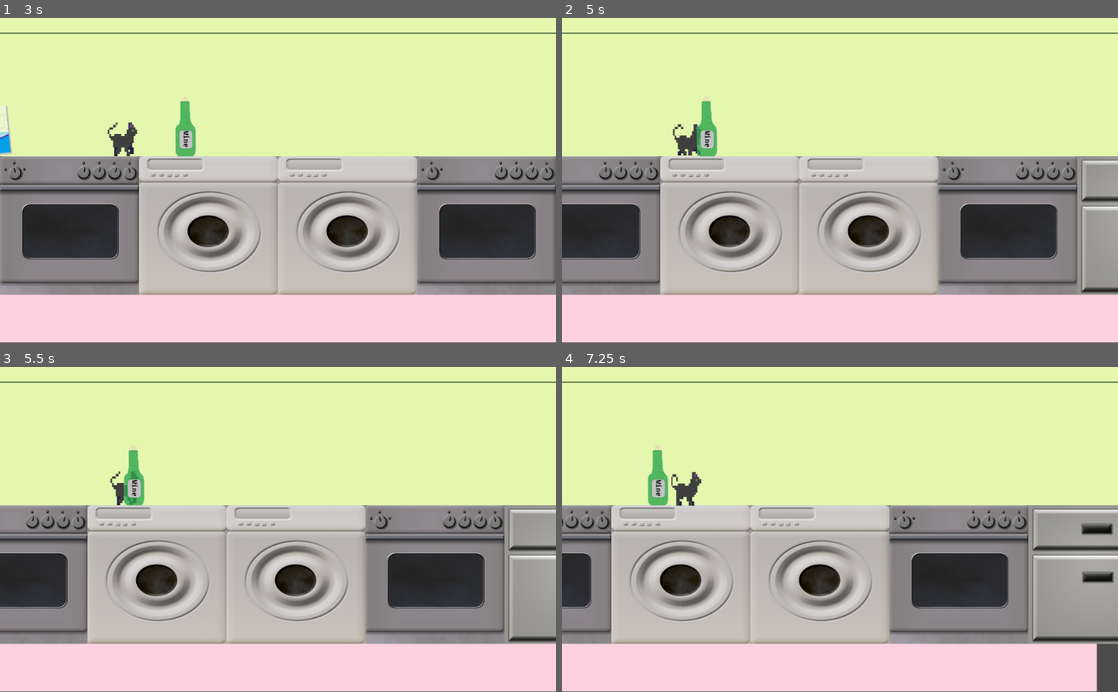
Above: before the commit, frames 1-4 (two rows, left to right).
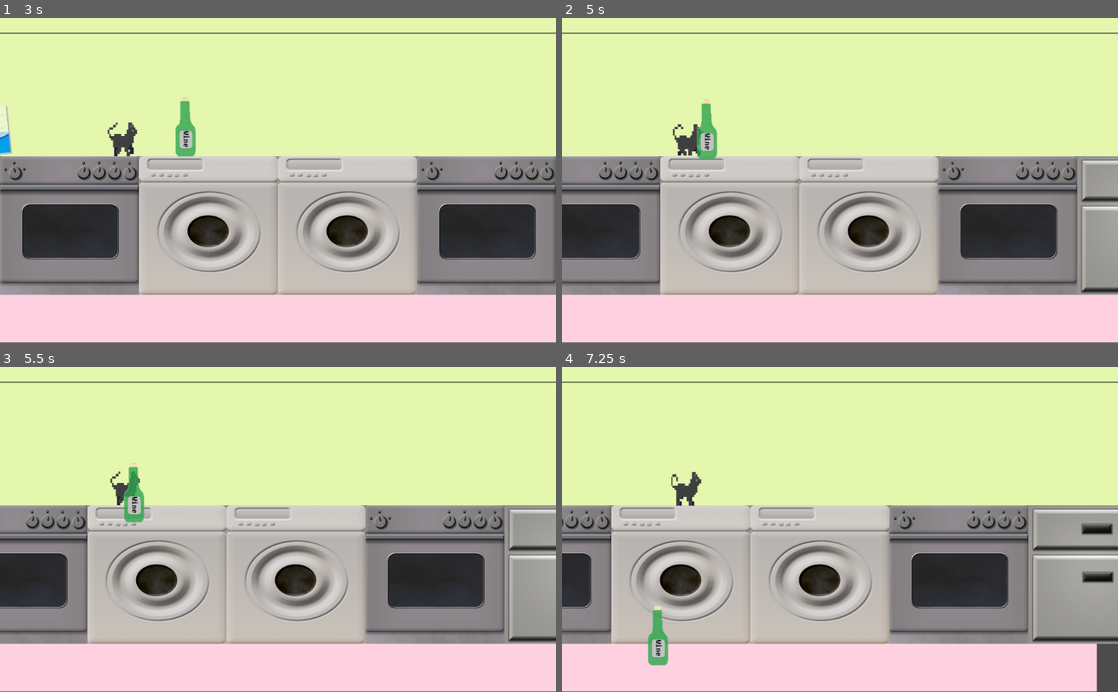
Above: after the commit, the same moments.

Repository: winnerbyhabit/bifigamejam18
Game: Godot game, scene res://Menu.tscn
Two runs of this game, one before a commit and one after it. Both use one fixed random seed, a clock stepped at 60 frames per second and the inputs below.
Inputs:
- Up to frame 1 (3 s): click "Spiel starten" at 0.5 s; hold Right (player_right) 1.28-2.03 s; hold Space (player_hit) 1.28-2.03 s; hold Left (player_left) 2.03-2.78 s; tap Space (player_hit) at 2.1 s; hold Right (player_right) from 2.78 s (still down); hold Space (player_hit) from 2.78 s (still down)
- Up to frame 2 (5 s): release Space (player_hit) at 3.53 s; tap Space (player_hit) at 3.6 s; release Right (player_right) at 4.28 s; hold Left (player_left) from 4.28 s (still down); hold Space (player_hit) from 4.28 s (still down)
- Up to frame 3 (5.5 s): keep holding Left (player_left); release Space (player_hit) at 5.03 s; tap Space (player_hit) at 5.1 s
- Up to frame 4 (7.25 s): hold Space (player_hit) 5.78-6.53 s; release Left (player_left) at 6.53 s; hold Right (player_right) from 6.53 s (still down); tap Space (player_hit) at 6.6 s

Frame 1 is identical in both runs. In frame 2, 0.2% of the frame differs, in the area x 24-28%, y 24-44%; in frame 3, 0.6%; in frame 4, 1.0%, in the area x 15-20%, y 24-92%.

Commit message:
kick bottle

Diff:
--- /dev/null
+++ b/Bottle.gd
@@ -0,0 +1,19 @@
+extends RigidBody2D
+
+# class member variables go here, for example:
+# var a = 2
+# var b = "textvar"
+
+func _ready():
+	# Initialization here
+	pass
+
+func kick():
+	print('kick')
+	print(collision_mask)
+	set_collision_mask_bit(0,false)
+
+	#set_collision_mask_bit(4,true)
+	print(collision_mask)
+	#set_collision_mask_bit(1,true)
+	#set_collision_layer_bit(1,false)
--- a/Bottle.tscn
+++ b/Bottle.tscn
@@ -1,6 +1,7 @@
-[gd_scene load_steps=3 format=2]
+[gd_scene load_steps=4 format=2]
 
-[ext_resource path="res://assets/bottles/bottle1.png" type="Texture" id=1]
+[ext_resource path="res://Bottle.gd" type="Script" id=1]
+[ext_resource path="res://assets/bottles/bottle1.png" type="Texture" id=2]
 
 [sub_resource type="RectangleShape2D" id=1]
 
@@ -12,8 +13,8 @@
 ]]
 
 input_pickable = false
-collision_layer = 1
-collision_mask = 1
+collision_layer = 0
+collision_mask = 3
 mode = 0
 mass = 1.0
 friction = 1.0
@@ -24,18 +25,19 @@
 contacts_reported = 0
 contact_monitor = false
 sleeping = false
-can_sleep = true
+can_sleep = false
 linear_velocity = Vector2( 0, 0 )
 linear_damp = -1.0
 angular_velocity = 0.0
 angular_damp = -1.0
+script = ExtResource( 1 )
 _sections_unfolded = [ "Collision" ]
 
 [node name="Bottle" type="Sprite" parent="." index="0"]
 
 position = Vector2( 0, -2 )
 scale = Vector2( 1, 0.96875 )
-texture = ExtResource( 1 )
+texture = ExtResource( 2 )
 
 [node name="CollisionShape2D" type="CollisionShape2D" parent="." index="1"]
 
--- a/Glass.tscn
+++ b/Glass.tscn
@@ -1,13 +1,14 @@
-[gd_scene load_steps=3 format=2]
+[gd_scene load_steps=4 format=2]
 
-[ext_resource path="res://assets/bottles/glass.png" type="Texture" id=1]
+[ext_resource path="res://Bottle.gd" type="Script" id=1]
+[ext_resource path="res://assets/bottles/glass.png" type="Texture" id=2]
 
 [sub_resource type="RectangleShape2D" id=1]
 
 custom_solver_bias = 0.0
 extents = Vector2( 11, 11 )
 
-[node name="Glass" type="RigidBody2D" groups=[
+[node name="Glass" type="RigidBody2D" index="0" groups=[
 "bottle",
 ]]
 
@@ -24,16 +25,17 @@
 contacts_reported = 0
 contact_monitor = false
 sleeping = false
-can_sleep = true
+can_sleep = false
 linear_velocity = Vector2( 0, 0 )
 linear_damp = -1.0
 angular_velocity = 0.0
 angular_damp = -1.0
+script = ExtResource( 1 )
 _sections_unfolded = [ "Collision" ]
 
 [node name="Glass" type="Sprite" parent="." index="0"]
 
-texture = ExtResource( 1 )
+texture = ExtResource( 2 )
 
 [node name="CollisionShape2D" type="CollisionShape2D" parent="." index="1"]
 
--- a/Level.tscn
+++ b/Level.tscn
@@ -50,7 +50,7 @@
 format = 1
 tile_data = PoolIntArray(  )
 script = ExtResource( 5 )
-_sections_unfolded = [ "Cell" ]
+_sections_unfolded = [ "Cell", "Collision" ]
 tile_coordinates = Vector2( 0, 1 )
 start_tiles = 5
 number_of_tiles = 3
--- a/move_player.gd
+++ b/move_player.gd
@@ -12,6 +12,7 @@
 var tile_size = 64
 
 var bottle_collision = false
+var colliding_bottle = null
 
 func _ready():
 	# Called when the node is added to the scene for the first time.
@@ -39,9 +40,12 @@
 		if bottle_collision:
 			if not $meow.playing:
 				$meow.play()
+			colliding_bottle.kick()
+			bottle_collision = false
 		else:
 			if not $meow_wrong.playing:
 				$meow_wrong.play()
+
 
 func move(delta):
 	position.x += speed*delta*direction
@@ -54,9 +58,11 @@
 		$AnimatedSprite.flip_h = not $AnimatedSprite.flip_h
 	elif body.is_in_group("bottle"):
 		bottle_collision = true
+		colliding_bottle = body
 
 
 
 func _on_body_exited( body ):
 	if body.is_in_group("bottle"):
 		bottle_collision = false
+		colliding_bottle = null
